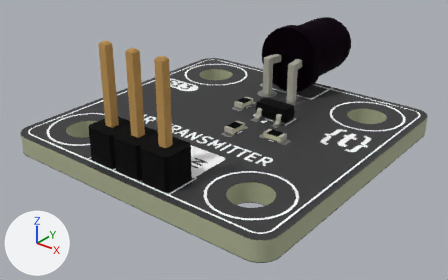
Renders of the glTF model assets/img/kit/s13.glb from each side of a commit.
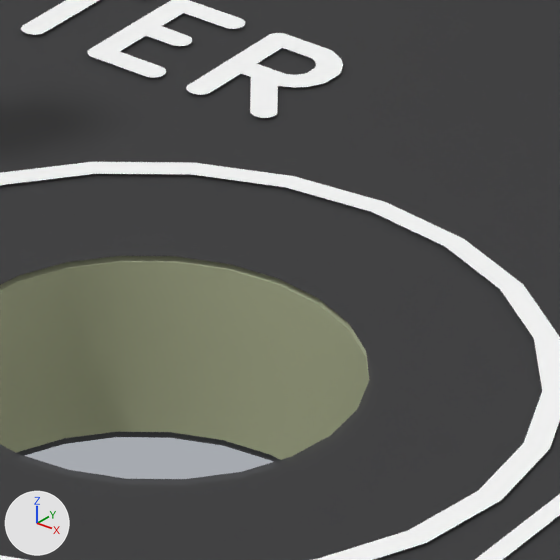
The first picture shows the older version from a 50 mm camera at (0.14, -0.1478, 0.022) aimed at (0.1117, -0.1124, 0.0001). The close-ups show the older and then the newer version on the part from 52% to 67% of the width and 55% to 77% of the height of that picture. Only the edits that show in the close-ups are written down. Arrows for +X, +Y and +Z are at lower left; the lights stay in place. Where no turn or scale is listed for an object, it has been applied to the vertices. Vertices at exactly the same position are counted once.

Names of what the first close-up shows: '=>[0:1:1:10]', '=>[0:1:1:11]', '=>[0:1:1:7]', '=>[0:1:1:9]'.
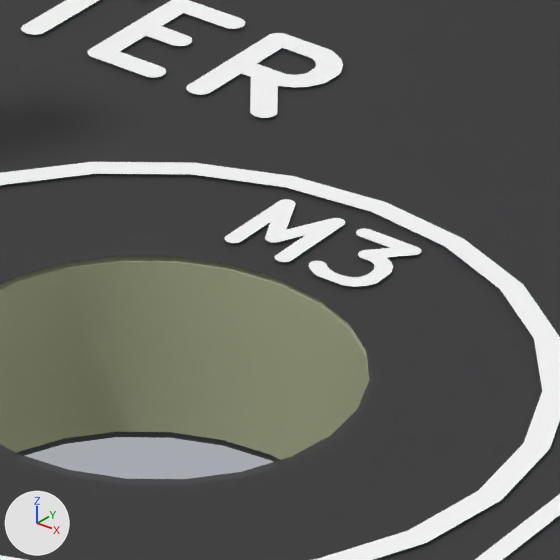
What differs and where, as boxes (x1, y1, x2, y2) in the close-ups (560 x 560 px):
part 1 of me_ir_transmitter_silkscreen, added
    after: (309, 228, 422, 287)
part 2 of me_ir_transmitter_silkscreen, added
    after: (225, 199, 345, 262)

Diff of the bpy script that builds the scene:
```diff
--- a/assets/img/kit/s13.glb.py
+++ b/assets/img/kit/s13.glb.py
@@ me_ir_transmitter_silkscreen @@
 # used by ob_0_1_1_7; location = (0.0, 0.0, 0.0)
-me_ir_transmitter_silkscreen.from_pydata(...)  # 2149 vertices, 2131 faces; spans x 0.1005..0.1235, y -0.1235..-0.1, z 0.0016
+me_ir_transmitter_silkscreen.from_pydata(...)  # 2709 vertices, 2675 faces; spans x 0.1005..0.1235, y -0.1235..-0.1, z 0.0016
+# me_ir_transmitter_silkscreen part 1: a new loose piece of 75 vertices spanning x 0.1201..0.1207, y -0.1182..-0.1174, z 0.0016, in mat_mat_10 (white #fbfbfb)
+# me_ir_transmitter_silkscreen part 2: a new loose piece of 65 vertices spanning x 0.1193..0.12, y -0.1182..-0.1174, z 0.0016, in mat_mat_10 (white #fbfbfb)
+# other edits to the shape of me_ir_transmitter_silkscreen do not show in these pictures
 me_ir_transmitter_silkscreen.materials.append(mat_mat_10)
```
